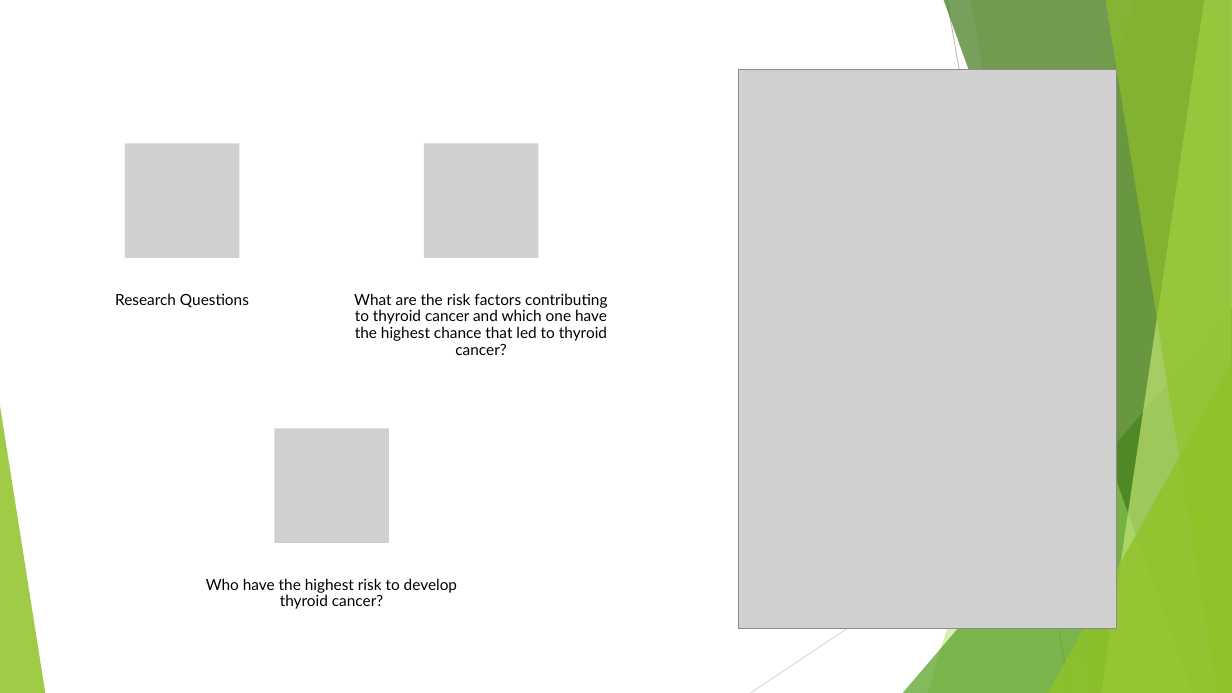
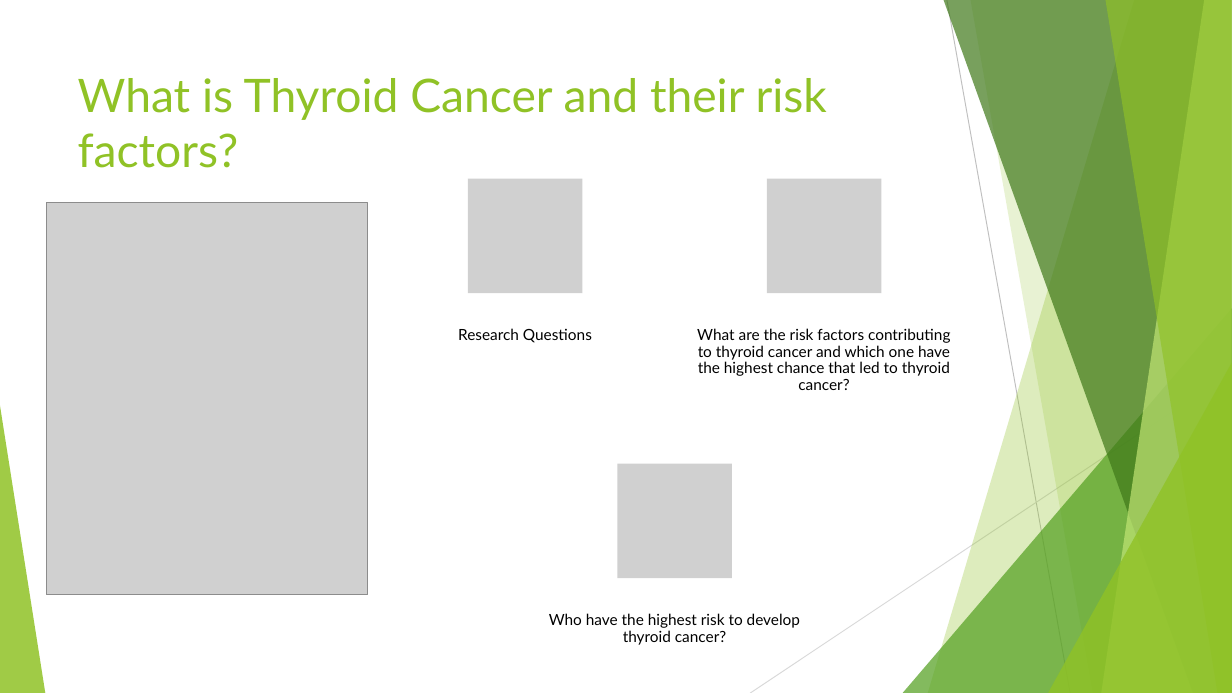
Before and after one commit to susielee1/Capstone-Project-Thyroid-Cancer, a slide deck: slide 1 of Capstone Project-Thyroid Cancer Powerpoint.pptx (slide 2 before the commit). Drawn at 1232x693 pixels with LibreOffice and Linux fonts; fonts in the diff are those of the drawing; grey boxes stand for pictures. Boxes give left, top, right and bottom in pixels: in the first picture for what was removed or moved away, otherwise in the second. Text is boxed around its words. In the diff, an @@ line names an element or a change of style, - is before the commit and + after.

```diff
--- a/Capstone Project-Thyroid Cancer Powerpoint.pptx
+++ b/Capstone Project-Thyroid Cancer Powerpoint.pptx
@@ title added at box(78, 78, 827, 168), 36 pt, text #90C226 @@
+What is Thyroid Cancer and their risk factors?
@@ picture removed at box(738, 69, 1116, 628) @@
@@ picture removed at box(125, 143, 239, 258) @@
@@ picture removed at box(424, 143, 539, 258) @@
@@ picture added at box(468, 178, 582, 293) @@
@@ picture added at box(767, 178, 882, 293) @@
@@ picture added at box(46, 202, 368, 594) @@
@@ picture removed at box(274, 429, 389, 543) @@
@@ picture added at box(617, 464, 732, 579) @@
@@ 3 texts: place and size @@
-3 texts at box(115, 293, 607, 609)
+3 texts at box(458, 328, 950, 645)
```
Also in this commit, not shown: 4 other slides changed, 3 slides added, 2 slides removed.
